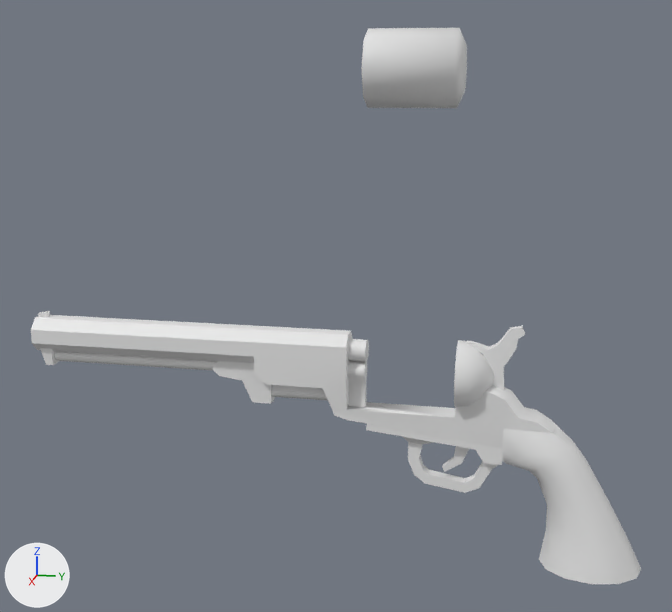
The FBX model characters/weapons/revolver.fbx as it was, and as the next commit left it.
Both versions are drawn from a 50 mm lens placed at (0.654, 0.116, 0.215), pointed at (0.0, -0.015, 0.051). Lighting does not change. The marker at lower left points along +X, +Y and +Z. The older version comes first. Where no turn or scale is listed for an object, it has been applied to the vertices.

Before the edit, the objects in view are built like this:
```python
me_cube_004 = bpy.data.meshes.new('Cube.004')
me_cube_004.from_pydata(...)  # 94 vertices, 86 faces; spans x -0.013..0.013, y -0.343..0.06, z -0.023..0.055
me_cylinder_001 = bpy.data.meshes.new('Cylinder.001')
me_cylinder_001.from_pydata(...)  # 16 vertices, 8 faces; spans x -0.005..0.005, y -0.076..0.076, z -0.005..0.005
me_cylinder_003 = bpy.data.meshes.new('Cylinder.003')
me_cylinder_003.from_pydata(...)  # 24 vertices, 18 faces; spans x -0.0264..0.0264, y -0.0313..0.0354, z -0.0264..0.0265
ob_body = bpy.data.objects.new('Body', me_cube_004)
ob_body.location = (0.0, 0.0881, -0.024)
ob_cylinder = bpy.data.objects.new('Cylinder', me_cylinder_003)
ob_cylinder.location = (0.0, 0.0391, 0.2205)
ob_underbarrel = bpy.data.objects.new('Underbarrel', me_cylinder_001)
ob_underbarrel.location = (0.0, -0.1647, 0.0003)
# also in view: 'UnderBody' at (0.0, -0.087, -0.011); 'Hammer' at (0.0, 0.102, 0.019); 'TriggerGuard' at (0.0, 0.061, -0.061); 'Grip' at (0.0, 0.163, -0.084); 'Backstop' at (0.0, 0.089, 0.004)
```
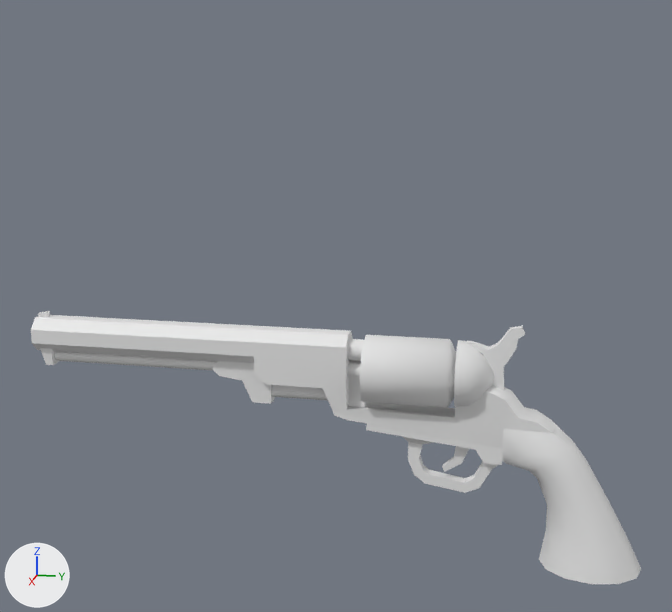
The change, as a diff of the scene's bpy script:
```diff
--- a/characters/weapons/revolver.fbx.py
+++ b/characters/weapons/revolver.fbx.py
@@ ob_cylinder @@
 ob_cylinder = bpy.data.objects.new('Cylinder', me_cylinder_003)
-ob_cylinder.location = (0.0, 0.0391, 0.2205)
+ob_cylinder.location = (0.0, 0.0391, 0.0041)
```

Location of each change, [x1, y1, x2, y2] in pixels of the pictures (672 x 612 px):
'Cylinder', moved: before [361, 28, 467, 108]; after [360, 335, 456, 408]
